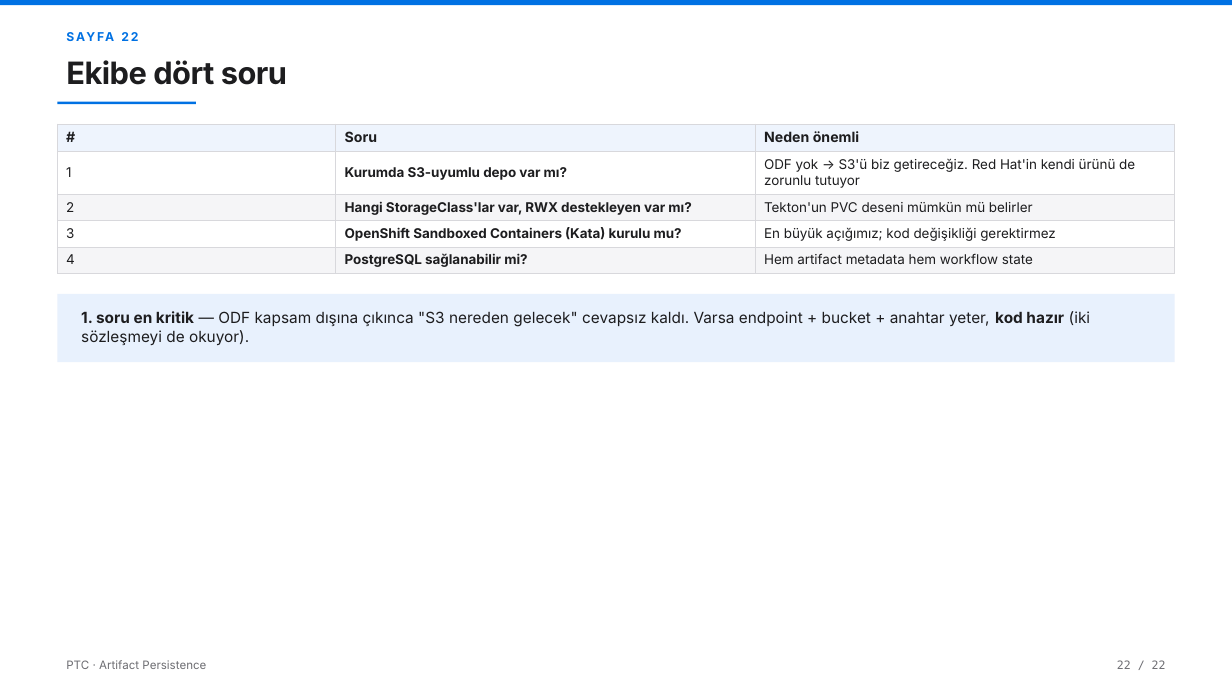
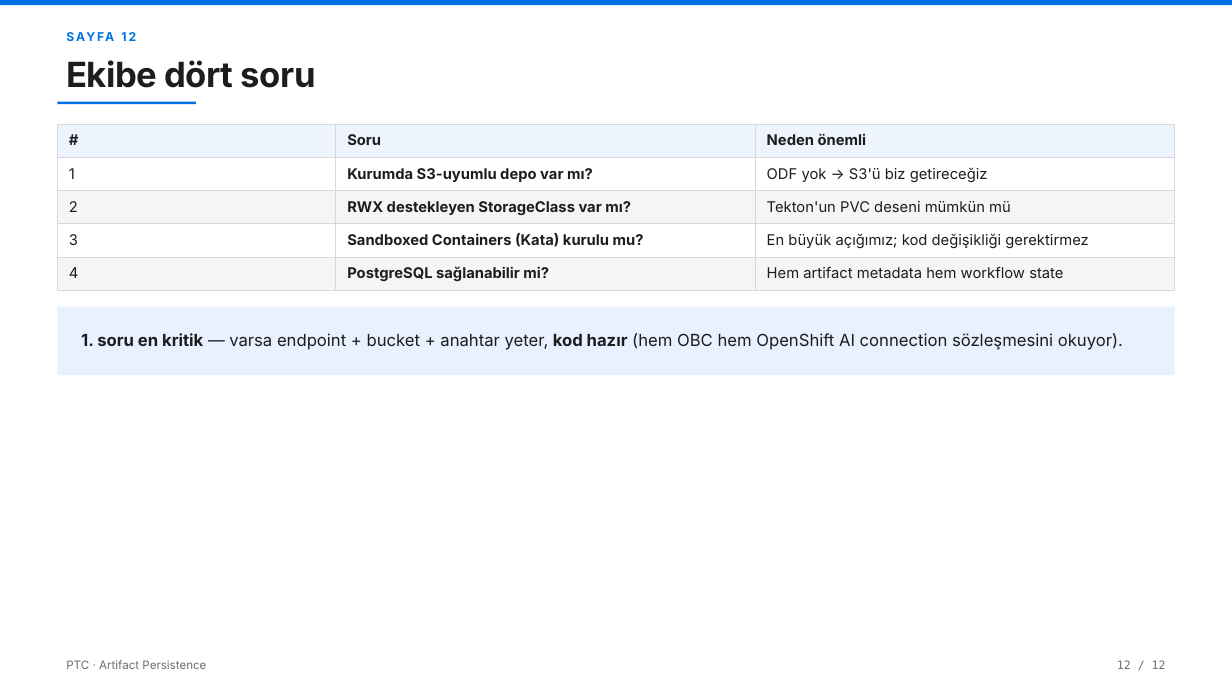
Before and after one commit to AltanReisoglu/Data-Science-Reports, a slide deck: slide 13 of ptc_art/PTC_Sunum_Karsilastirma.pptx (slide 30 before the commit). Drawn at 1232x693 pixels with LibreOffice and Linux fonts; fonts in the diff are those of the drawing. Boxes give left, top, right and bottom in pixels: in the first picture for what was removed or moved away, otherwise in the second. Text is boxed around its words. In the diff, an @@ line names an element or a change of style, - is before the commit and + after.

```diff
--- a/ptc_art/PTC_Sunum_Karsilastirma.pptx
+++ b/ptc_art/PTC_Sunum_Karsilastirma.pptx
@@ text at box(57, 26, 372, 48): text changed @@
-SAYFA 22
+SAYFA 12
@@ text "Ekibe dört soru" at box(66, 60, 316, 88): size 24 to 27 pt @@
@@ table at box(57, 124, 1175, 285) @@
-row 2, column 3: ODF yok → S3'ü biz getireceğiz. Red Hat'in kendi ürünü de zorunlu tutuyor
+row 2, column 3: ODF yok → S3'ü biz getireceğiz
-row 3, column 2: Hangi StorageClass'lar var, RWX destekleyen var mı?
+row 3, column 2: RWX destekleyen StorageClass var mı?
-row 3, column 3: Tekton'un PVC deseni mümkün mü belirler
+row 3, column 3: Tekton'un PVC deseni mümkün mü
-row 4, column 2: OpenShift Sandboxed Containers (Kata) kurulu mu?
+row 4, column 2: Sandboxed Containers (Kata) kurulu mu?
@@ size 11 to 11.5 pt in "#", "Soru", "Neden önemli" @@
@@ size 10.5 to 11.5 pt in "1", "Kurumda S3-uyumlu depo var mı?", "2", "3" and 4 more places @@
@@ rectangle: place and size @@
-rectangle at box(57, 294, 1175, 362)
+rectangle at box(57, 307, 1175, 375)
@@ text at box(81, 333, 1123, 350): text changed; size 12 to 13 pt @@
-1. soru en kritik — ODF kapsam dışına çıkınca "S3 nereden gelecek" cevapsız kaldı. Varsa endpoint + bucket + anahtar yeter, kod hazır (iki sözleşmeyi de okuyor).
+1. soru en kritik — varsa endpoint + bucket + anahtar yeter, kod hazır (hem OBC hem OpenShift AI connection sözleşmesini okuyor).
@@ text at box(1117, 660, 1166, 669): text changed @@
-22 / 22
+12 / 12
```
Also in this commit, not shown: 5 other slides changed, 7 slides added, 24 slides removed, 7 other files.
